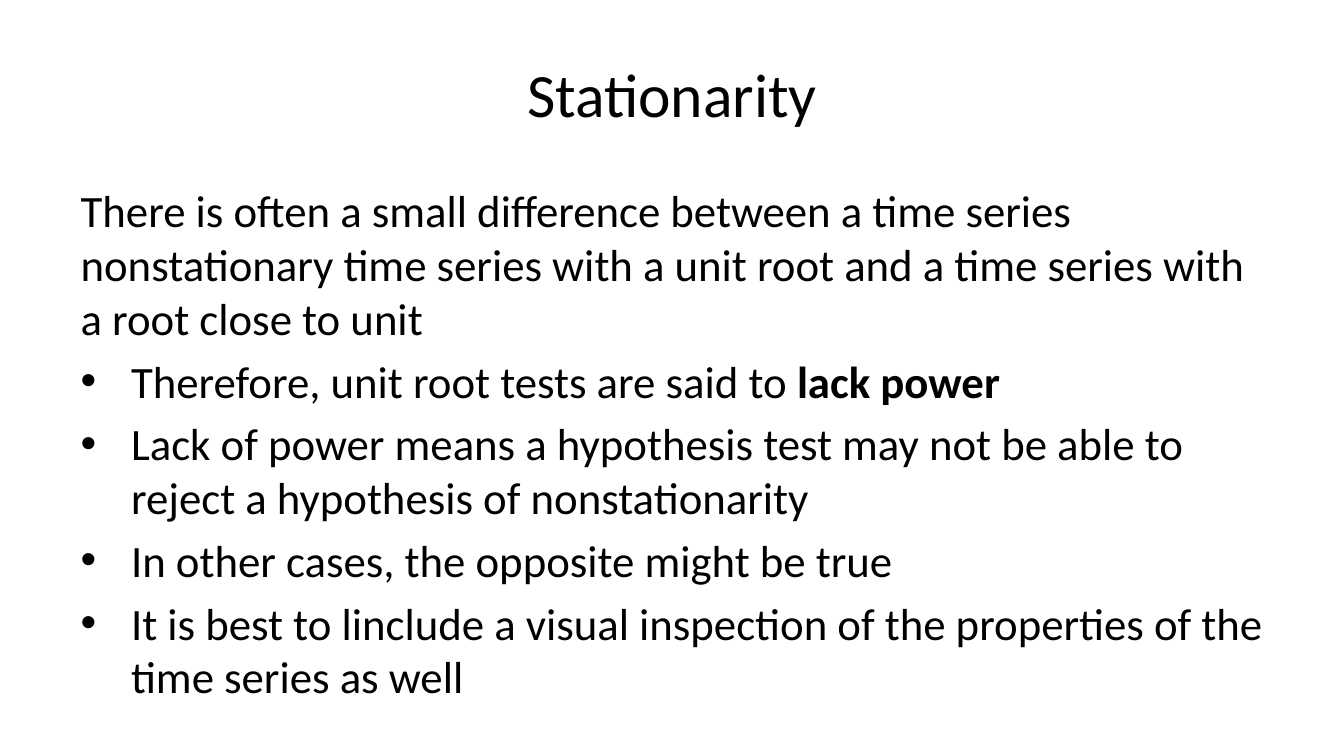
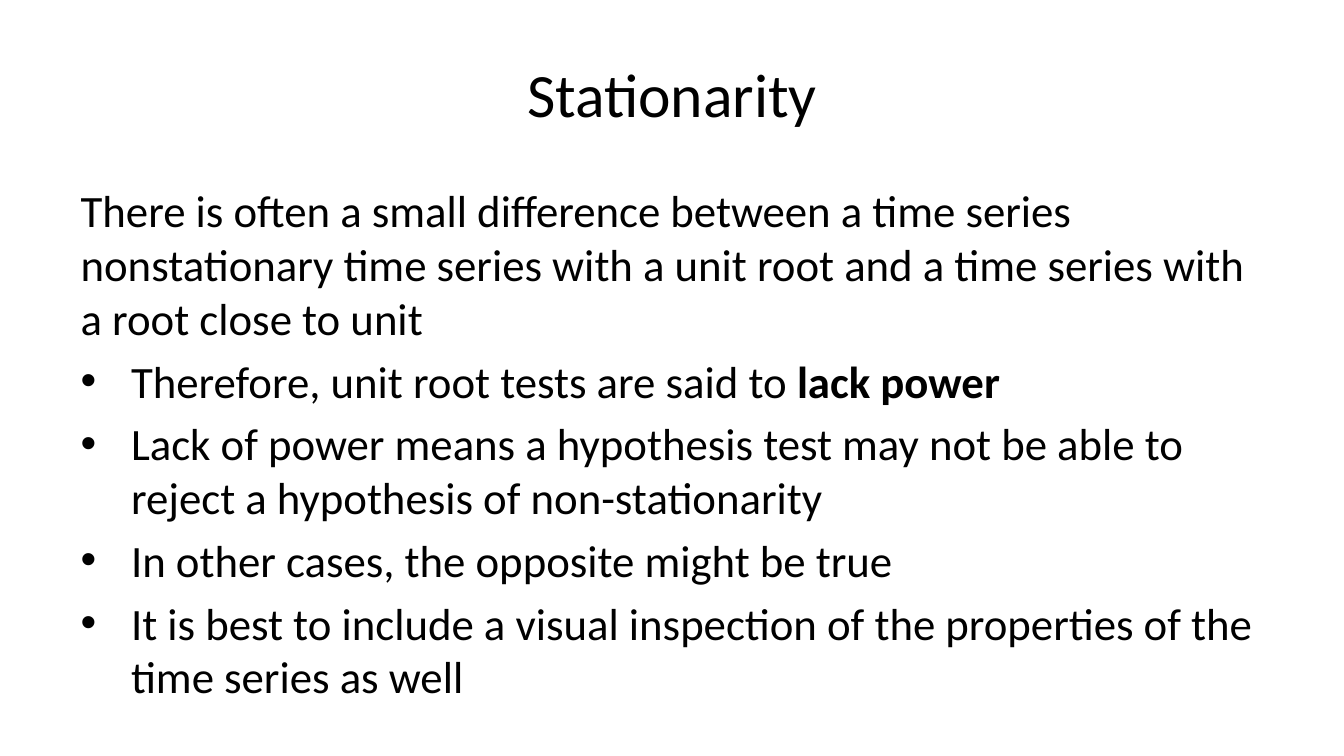
Before and after one commit to StephenElston/CSCI-E-83, a slide deck: slide 56 of LectureSlides/11_IntroductionToTimeSeries.pptx (slide 55 before the commit). Drawn at 1344x756 pixels with LibreOffice and Linux fonts; fonts in the diff are those of the drawing. Boxes give left, top, right and bottom in pixels: in the first picture for what was removed or moved away, otherwise in the second. Text is boxed around its words. In the diff, an @@ line names an element or a change of style, - is before the commit and + after.

```diff
--- a/LectureSlides/11_IntroductionToTimeSeries.pptx
+++ b/LectureSlides/11_IntroductionToTimeSeries.pptx
@@ text at <box>131,429,1183,522</box>: text changed @@
-• Lack of power means a hypothesis test may not be able to reject a hypothesis of nonstationarity
+• Lack of power means a hypothesis test may not be able to reject a hypothesis of non-stationarity
@@ text at <box>131,609,1252,694</box>: text changed @@
-• It is best to linclude a visual inspection of the properties of the time series as well
+• It is best to include a visual inspection of the properties of the time series as well
```
Also in this commit, not shown: 8 other slides changed, 1 slide added.
